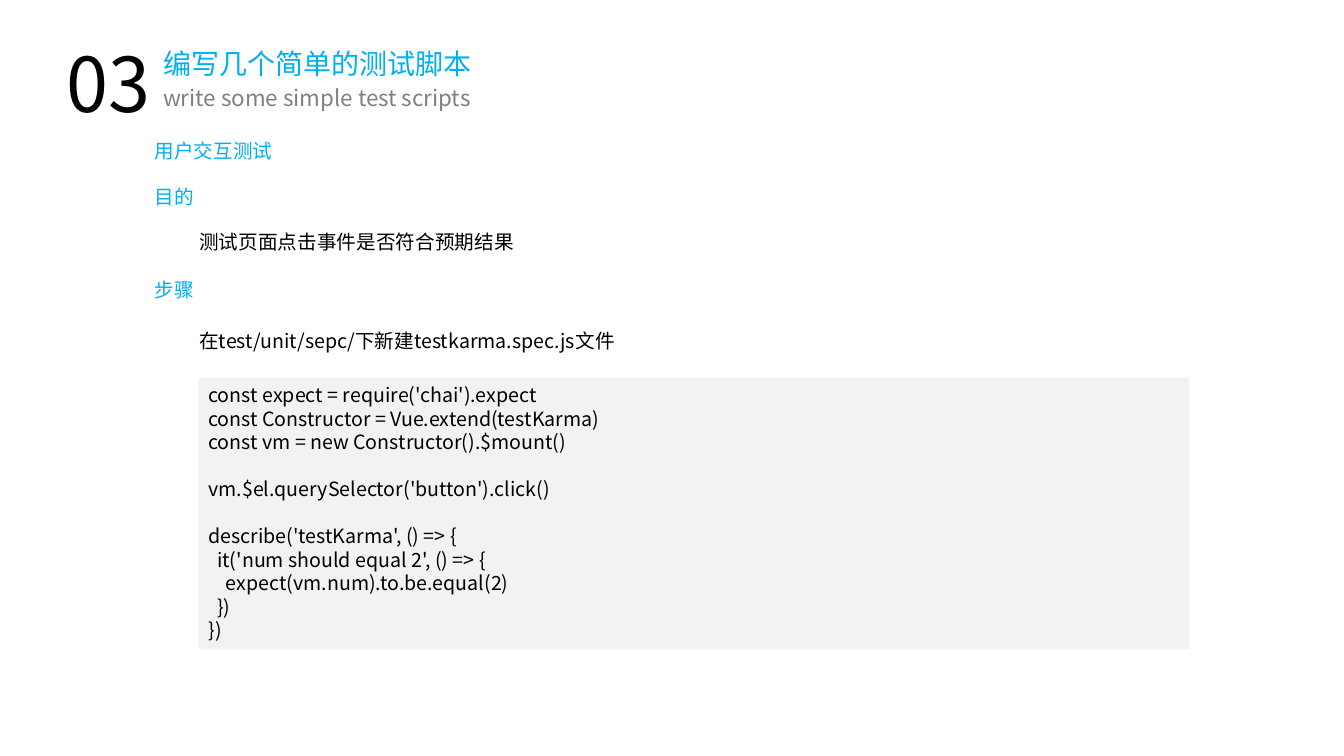
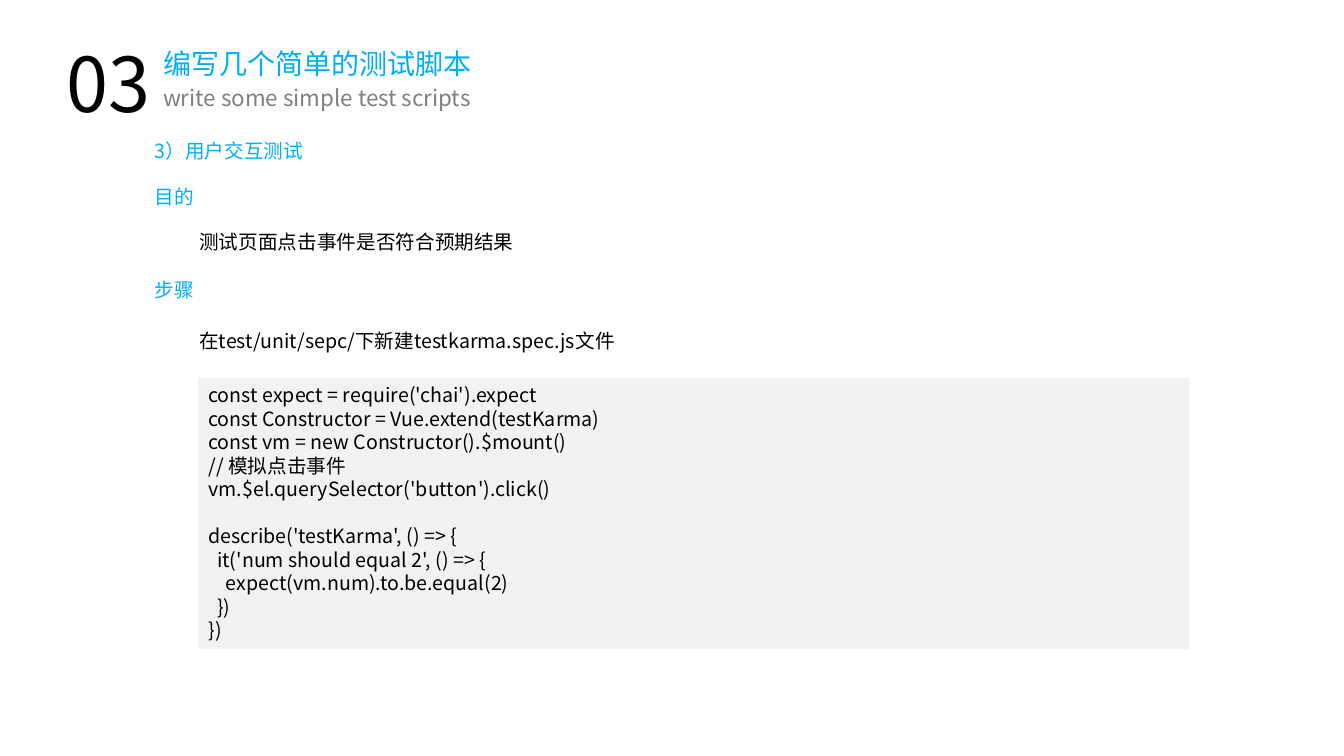
Before and after one commit to hux1ao/vue-unit-test, a slide deck: slide 20 of 单元测试.pptx (slide 15 before the commit). Drawn at 1344x756 pixels with LibreOffice and Linux fonts; fonts in the diff are those of the drawing. Boxes give left, top, right and bottom in pixels: in the first picture for what was removed or moved away, otherwise in the second. Text is boxed around its words. In the diff, an @@ line names an element or a change of style, - is before the commit and + after.

```diff
--- a/单元测试.pptx
+++ b/单元测试.pptx
@@ text at [155, 141, 303, 160]: text changed @@
-用户交互测试
+3）用户交互测试
@@ text in rectangle at [228, 456, 346, 475]: paragraph added @@
+// 模拟点击事件
```
Also in this commit, not shown: 15 other slides changed, 13 slides added, 1 slide removed, 10 other files.
